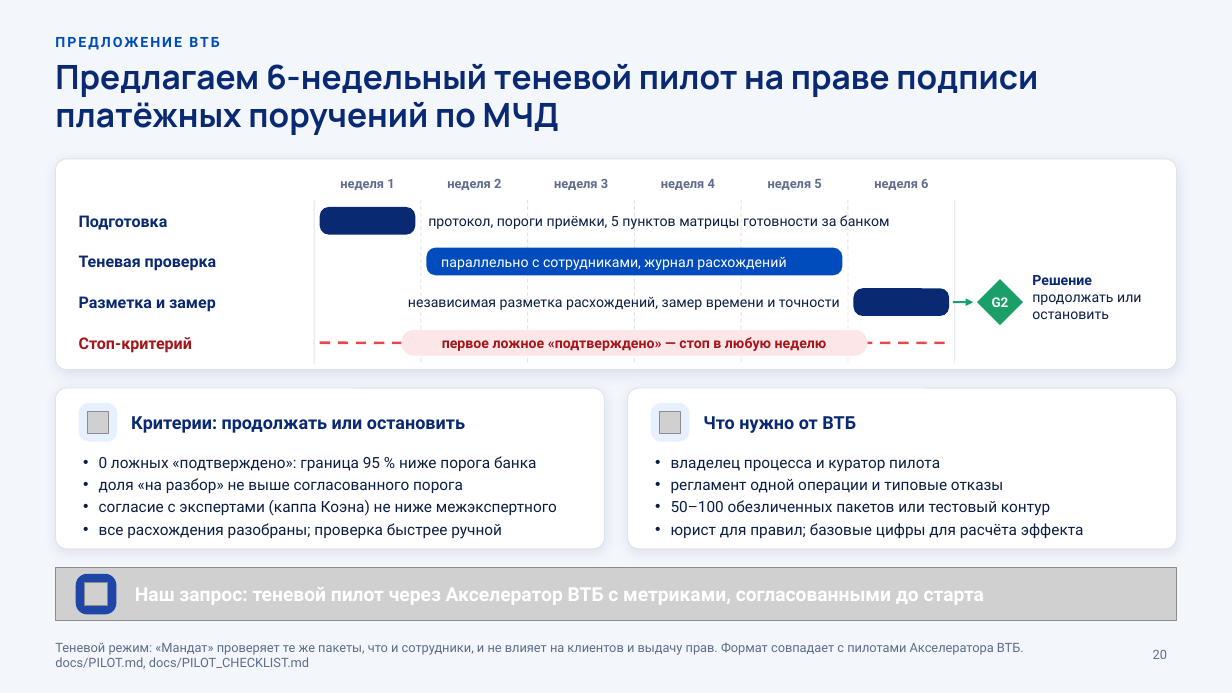
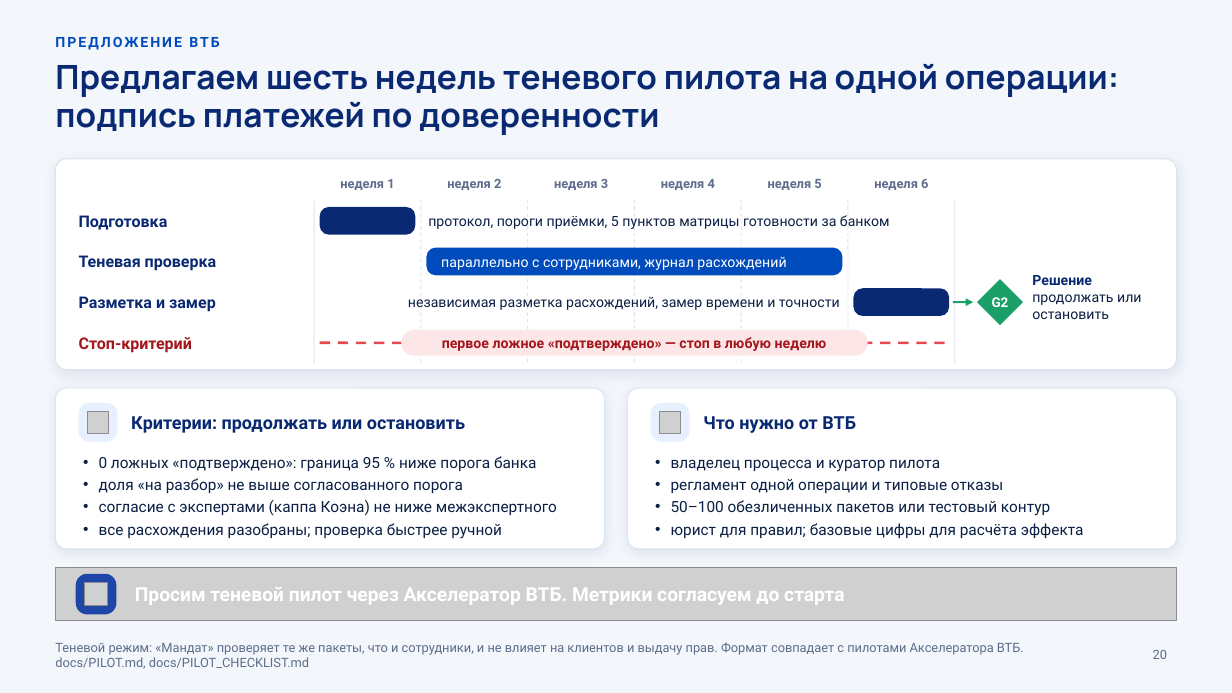
Before and after one commit to KonkovDV/Mandat, a slide deck: slide 20 of submission/slides/Mandat_VTB.pptx. Drawn at 1232x693 pixels with LibreOffice and Linux fonts; fonts in the diff are those of the drawing; grey boxes stand for pictures; background and template pictures are left out. Boxes give left, top, right and bottom in pixels: in the first picture for what was removed or moved away, otherwise in the second. Text is boxed around its words. In the diff, an @@ line names an element or a change of style, - is before the commit and + after.

Commit message:
deck: plainer wording on the sprint, admission, pilot, scale and vision slides
Card heads and bands say who does what in ordinary sentences; the pilot title names the single operation; facts and numbers are unchanged.

```diff
--- a/submission/slides/Mandat_VTB.pptx
+++ b/submission/slides/Mandat_VTB.pptx
@@ title at <box>55,64,1119,135</box>: text changed @@
-Предлагаем 6‑недельный теневой пилот на праве подписи платёжных поручений по МЧД
+Предлагаем шесть недель теневого пилота на одной операции: подпись платежей по доверенности
@@ text at <box>135,587,844,605</box>: text changed @@
-Наш запрос: теневой пилот через Акселератор ВТБ с метриками, согласованными до старта
+Просим теневой пилот через Акселератор ВТБ. Метрики согласуем до старта
```
Also in this commit, not shown: 4 other slides changed, 14 other files.
